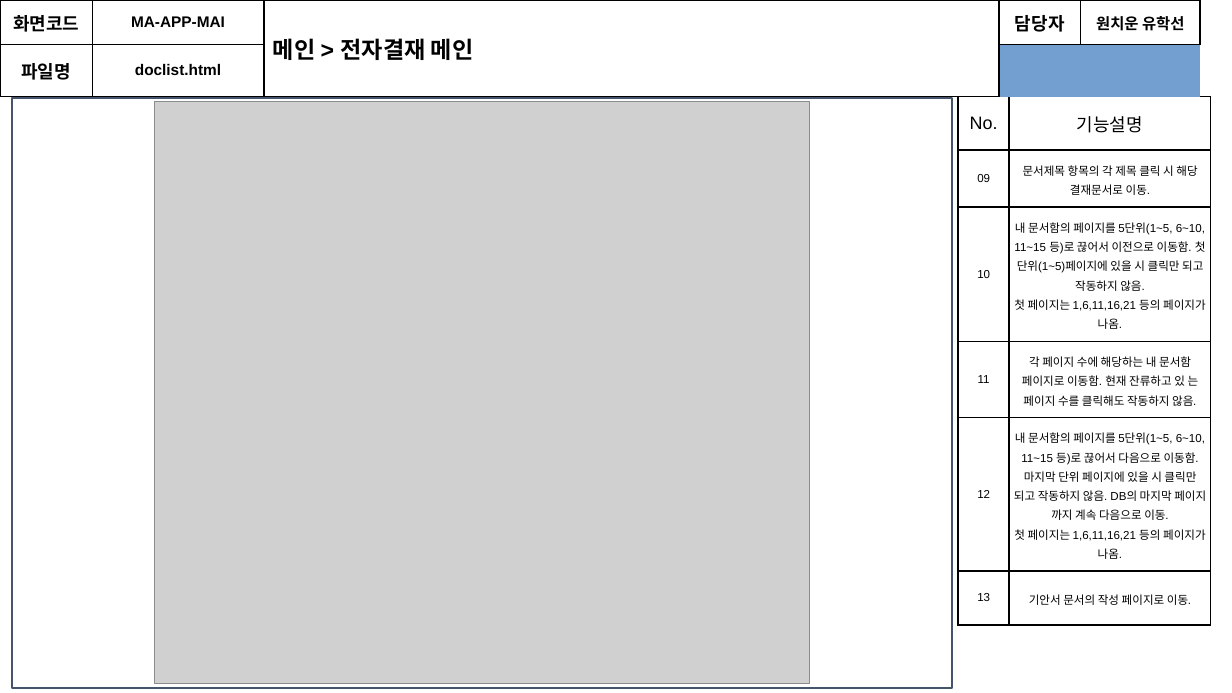
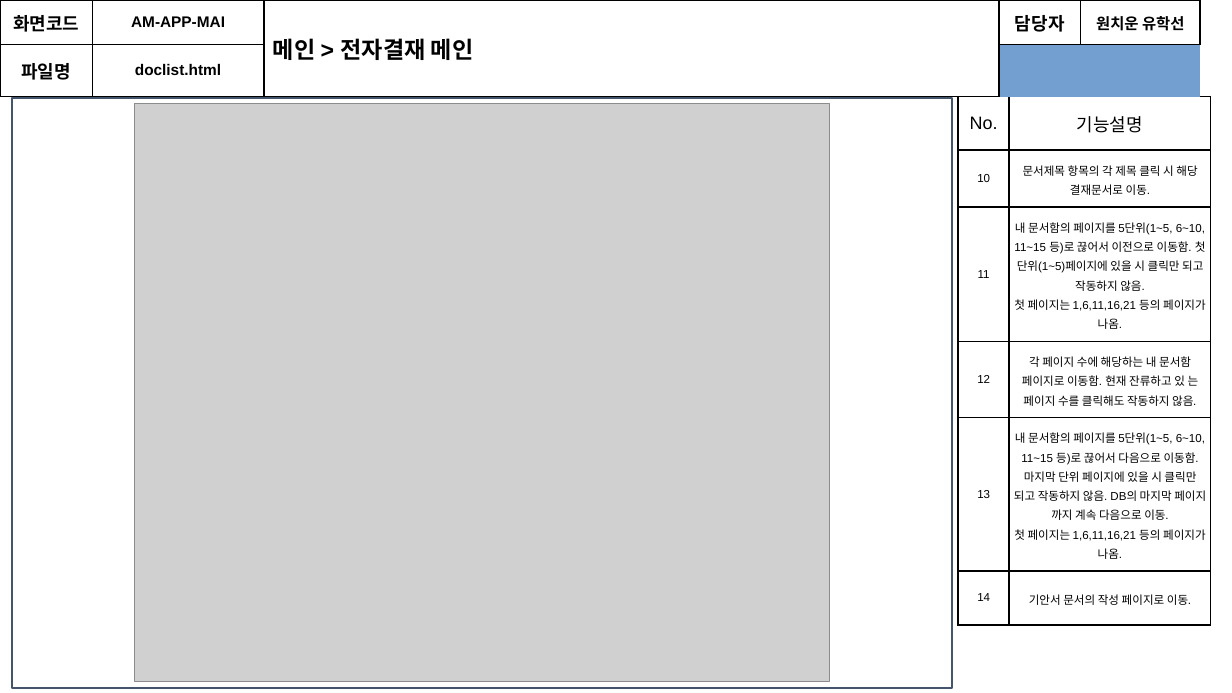
Before and after one commit to soulluna/-6th-_cosmo_1th_group, a slide deck: slide 14 of 포트폴리오 각종 서식/[6기]1조_화면설계서_V1.3.pptx. Drawn at 1232x693 pixels with LibreOffice and Linux fonts; fonts in the diff are those of the drawing; grey boxes stand for pictures. Boxes give left, top, right and bottom in pixels: in the first picture for what was removed or moved away, otherwise in the second. Text is boxed around its words. In the diff, an @@ line names an element or a change of style, - is before the commit and + after.

```diff
--- a/포트폴리오 각종 서식/[6기]1조_화면설계서_V1.3.pptx
+++ b/포트폴리오 각종 서식/[6기]1조_화면설계서_V1.3.pptx
@@ table at [10,13,1210,93] @@
-row 1, column 2: MA-APP-MAI
+row 1, column 2: AM-APP-MAI
@@ picture: place and size @@
-picture at [154,102,810,684]
+picture at [135,104,830,681]
@@ table at [958,97,1211,609] @@
-row 2, column 1: 09
+row 2, column 1: 10
-row 3, column 1: 10
+row 3, column 1: 11
-row 4, column 1: 11
+row 4, column 1: 12
-row 5, column 1: 12
+row 5, column 1: 13
-row 6, column 1: 13
+row 6, column 1: 14
```
Also in this commit, not shown: 31 other slides changed, 1 other file.
